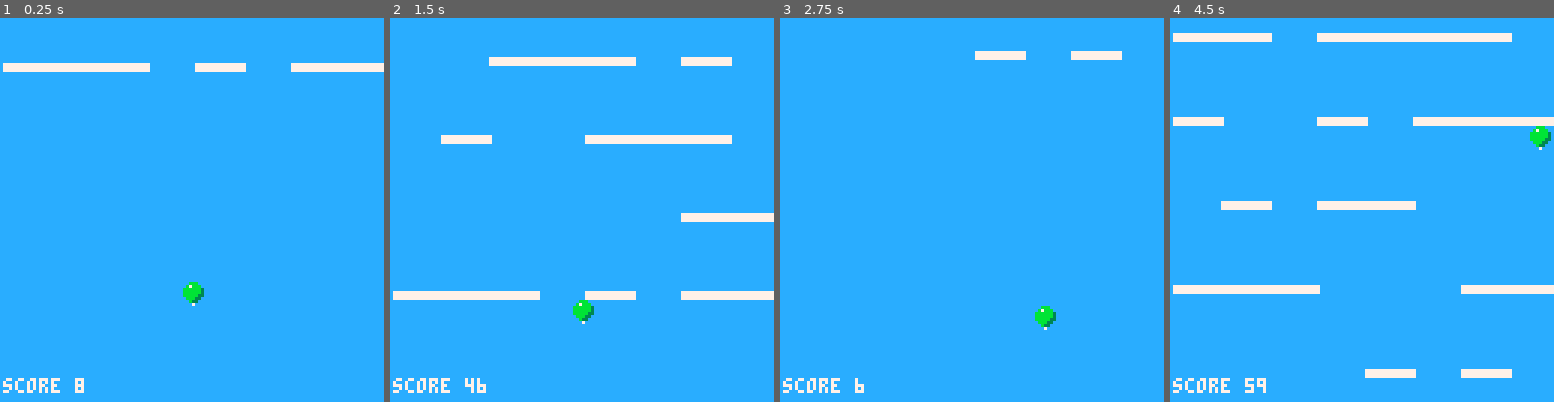
Above: before the commit, frames 1-4 (left to right).
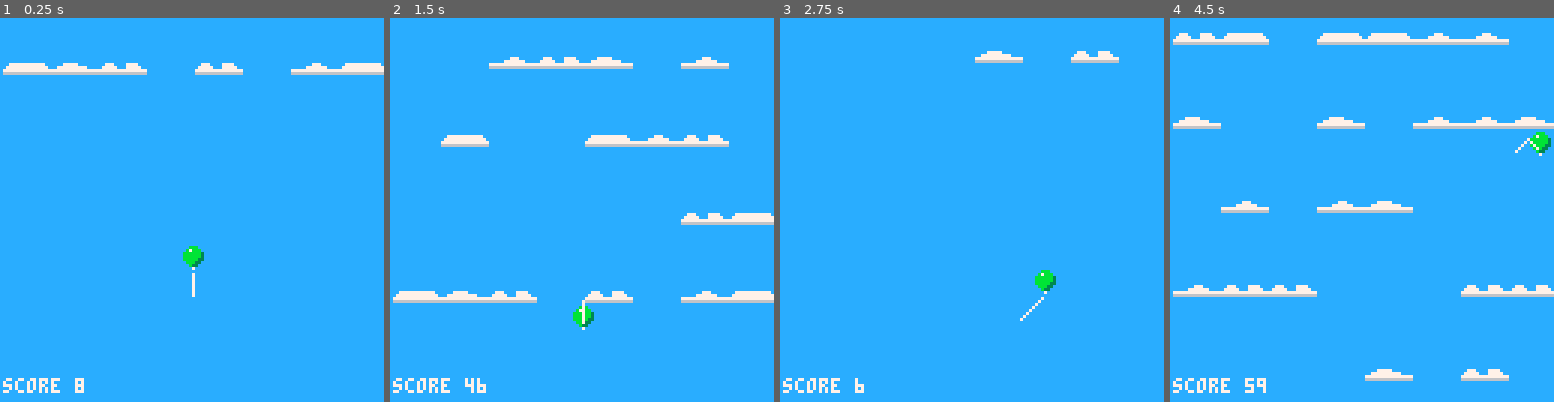
Above: after the commit, the same moments.

Repository: BubDZombie/pico-8-carts
Game: PICO-8 cartridge carts/fly-away.p8
The game is run twice, just before and just after one commit, with the same random seed, the same clock (stepped at 60 frames per second) and the same inputs.
Inputs:
- Up to frame 1 (0.25 s): no input
- Up to frame 2 (1.5 s): tap O (Z key) at 0.7 s
- Up to frame 3 (2.75 s): hold Right 1.6-2.1 s; tap O (Z key) at 1.7, 2.1, 2.5 s; hold Right from 2.47 s (still down)
- Up to frame 4 (4.5 s): tap O (Z key) every 0.4 s from 2.9 to 4.1 s; release Right at 3.03 s; hold Left 3.08-3.58 s; hold Right from 4.02 s (still down)

The runs differ from the first frame. In frame 1, 1.6% of the frame differs, in the area x 0-100%, y 11-75%; in frame 2, 3.2%; in frame 3, 0.9%; in frame 4, 4.5%, in the area x 0-100%, y 3-95%.

Commit message:
Add string and clouds to Fly Away.

Diff:
--- a/carts/fly-away.p8
+++ b/carts/fly-away.p8
@@ -1,17 +1,22 @@
 pico-8 cartridge // http://www.pico-8.com
 version 43
 __lua__
+--fly away
+--matt maul
 arrow_speed=4
 ball={
   size=4,
   color=11
 }
 close_platforms={}
+clouds={6,8,10,12}
 dead_platforms={}
 platforms={}
 platform_color=7
 platform_w=16
-platform_h=2
+platform_h=4
+string={}
+string_length=8
 bg_color=12
 text_color=7
 
@@ -117,9 +122,6 @@
       ball.x+=ball.right_space
     end
   end
-end
-
-function float_ball()
   if ball.up_space >= ball.speed then
     ball.y -= ball.speed
     printh("move ball "..ball.speed.." up to "..ball.y)
@@ -127,6 +129,27 @@
     ball.y -= ball.up_space
     printh("move ball "..ball.down_space.." up to "..ball.y)
   end
+  last_x=ball.x
+  last_y=ball.y+4
+  for s in all(string) do
+    if s.x > last_x + 2 then
+      s.x=last_x + 1
+    elseif s.x > last_x then
+      s.x=last_x
+    elseif s.x < last_x - 2 then
+      s.x=last_x - 1
+    end
+
+    if s.y > last_y then
+      s.y = last_y + 1
+    elseif s.y < last_y then
+      s.y = last_y - 1
+    else
+      s.y = last_y
+    end
+    last_x=s.x
+    last_y=s.y
+  end
 end
 
 function drop()
@@ -160,7 +183,11 @@
     for x = 1, 128, platform_w do
       if rnd(platform_chance) > spread then
       --if rnd(256) > spread then
-        new={x=x,y=1}
+        new={
+          x=x,
+          y=1,
+          cloud=rnd(clouds)
+        }
         add(platforms,new)
         add(newbies,new)
       end
@@ -184,14 +211,14 @@
 end
 
 function check_reset()
-  if btn(4) then
+  if btn(🅾️) then
     reset_game()
   end
 end
 
 function reset_game()
   ball.x=64
-  ball.y=128-ball.size
+  ball.y=128-8-string_length
   ball.alive=true
   ball.can_fall=true
   ball.dir="left"
@@ -204,19 +231,21 @@
   for p in all(platforms) do
     del(platforms, p)
   end
+  local string_x=ball.x+4
+  local string_y=ball.y+8
+  string={}
+  for i=0, string_length-1 do
+    add(
+      string,
+      {
+        x=string_x,
+        y=string_y+i
+      }
+    )
+  end
 end
 
 function draw_game()
---  circfill(
---    ball.x,
---    ball.y,
---    ball.size,
---    ball.color
---  )
-  local flip=false
-  if ball.dir == "right" then
-    flip=true
-  end
   spr(
     4,
     ball.x-ball.size,
@@ -225,14 +254,18 @@
     false,
     false
   )
+  for s in all(string) do
+    pset(s.x,s.y,7)
+  end
   for p in all(platforms) do
-    rectfill(
-      p.x,
-      p.y,
-      p.x+platform_w,
-      p.y+platform_h,
-      platform_color
-    )
+--    rectfill(
+--      p.x,
+--      p.y,
+--      p.x+platform_w,
+--      p.y+platform_h,
+--      platform_color
+--    )
+    spr(p.cloud,p.x,p.y,2,1)
   end
   print("score "..score,1,120,text_color)
 end
@@ -245,6 +278,24 @@
 function draw_score()
   print_center("score: "..score,54,text_color)
   print_center("🅾️ to restart",70,text_color)
+end
+
+function _init()
+  reset_game()
+end
+
+function _update()
+  if ball.alive then
+    check_platforms()
+    check_space()
+    move_ball()
+    check_space()
+    drop()
+    add_platforms()
+    remove_platforms()
+  else
+    check_reset()
+  end
 end
 
 function _draw()
@@ -256,55 +307,166 @@
   end
 end
 
-function _init()
-  reset_game()
-end
-
-function _update()
-  if ball.alive then
-    check_platforms()
-    check_space()
-    move_ball()
-    check_space()
-    float_ball()
-    check_space()
-    drop()
-    add_platforms()
-    remove_platforms()
-  else
-    check_reset()
-  end
-end
-…(33 lines of a section not shown)…
+…(163 lines of a section not shown)…
Not shown, changed: 133 lines of the sprite sheet (__gfx__) section of carts/fly-away.p8
Not shown, changed: the thumbnail (__label__) section of carts/fly-away.p8
